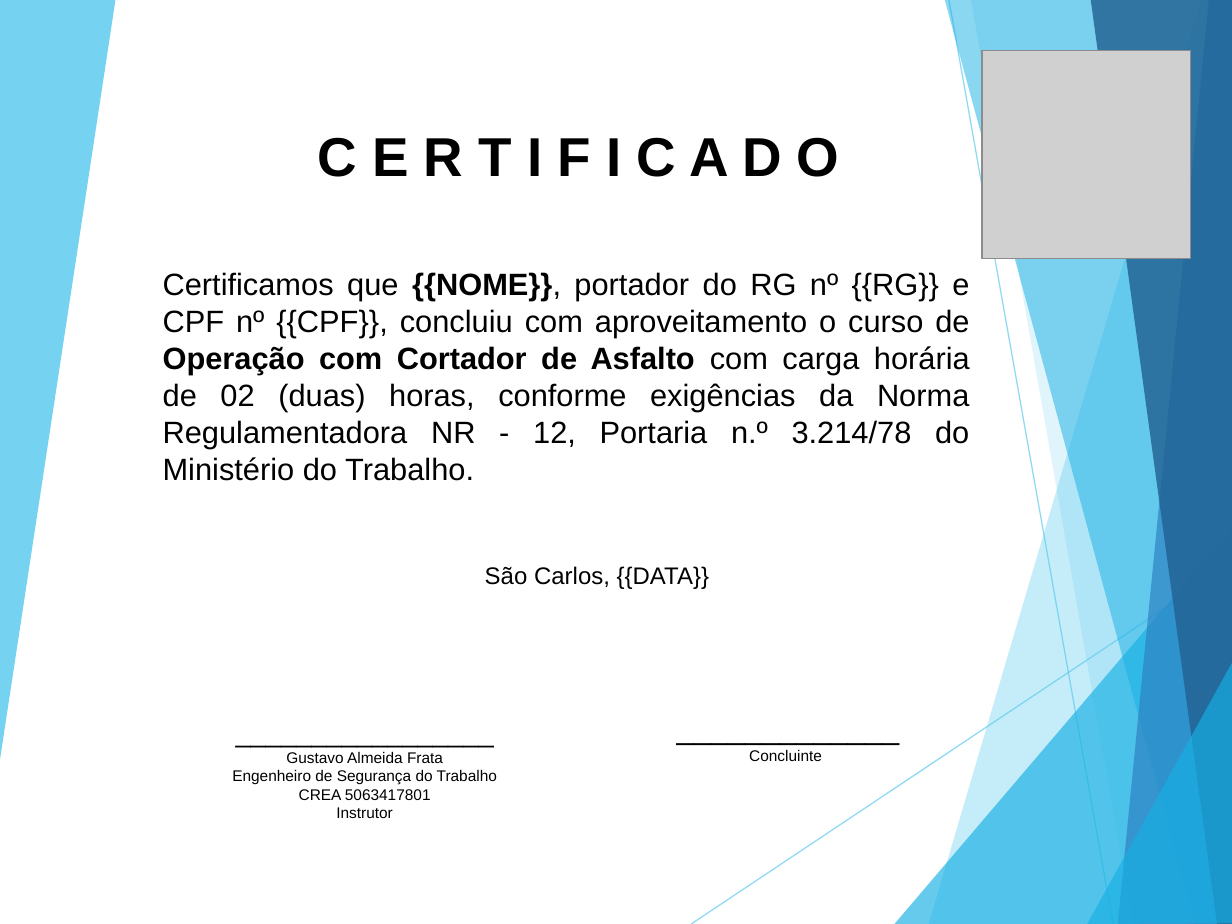
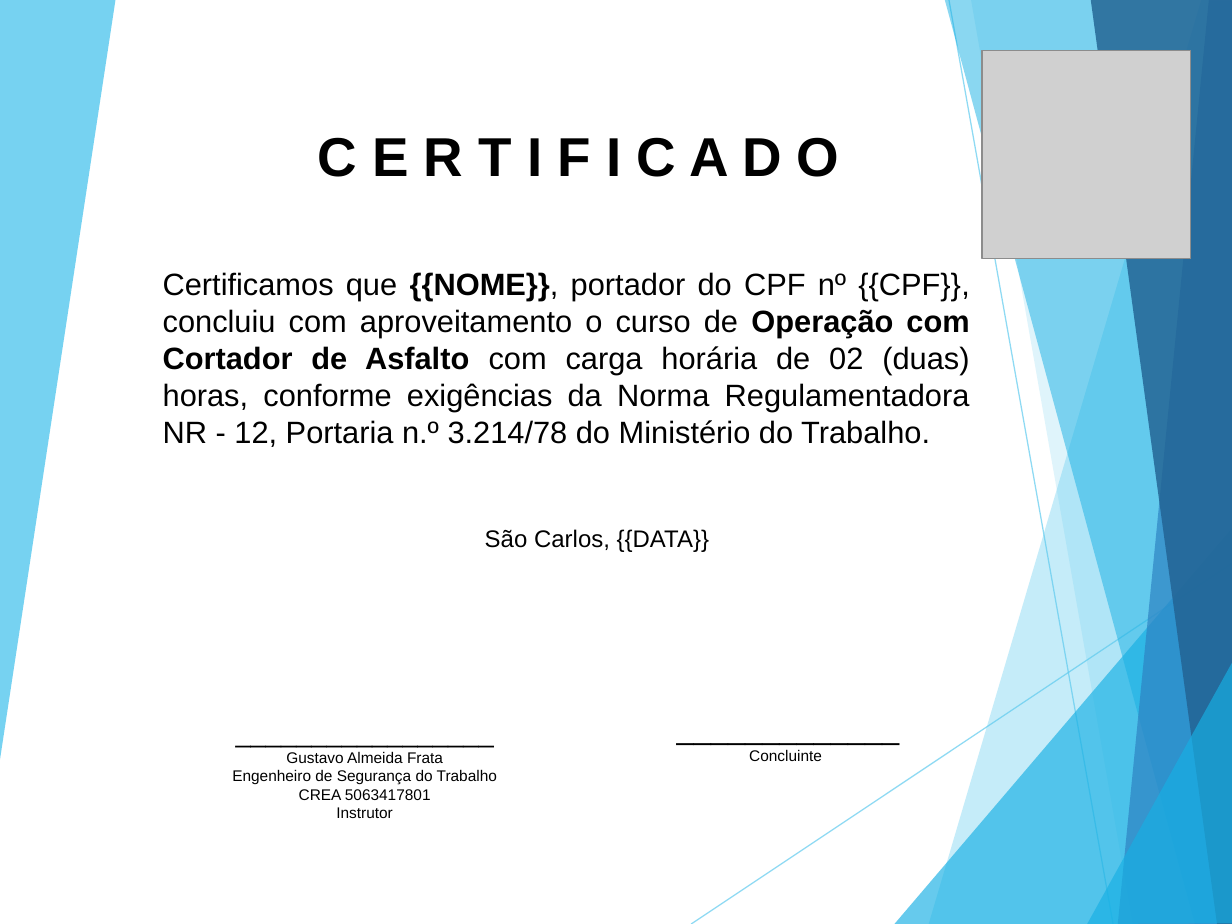
Before and after one commit to Grupo-NOVAES/Integracao_Treinamentos, a slide deck: slide 1 of src/main/resources/models/CertificateNR12.pptx. Drawn at 1232x924 pixels with LibreOffice and Linux fonts; fonts in the diff are those of the drawing; grey boxes stand for pictures. Boxes give left, top, right and bottom in pixels: in the first picture for what was removed or moved away, otherwise in the second. Text is boxed around its words. In the diff, an @@ line names an element or a change of style, - is before the commit and + after.

```diff
--- a/src/main/resources/models/CertificateNR12.pptx
+++ b/src/main/resources/models/CertificateNR12.pptx
@@ text at bbox=[163, 272, 970, 447]: text changed @@
-    Certificamos que {{NOME}}, portador do RG nº {{RG}} e CPF nº {{CPF}}, concluiu com aproveitamento o curso de Operação com Cortador de Asfalto com carga horária de 02 (duas) horas, conforme exigências da Norma Regulamentadora NR - 12, Portaria n.º 3.214/78 do Ministério do Trabalho.
+    Certificamos que {{NOME}}, portador do CPF nº {{CPF}}, concluiu com aproveitamento o curso de Operação com Cortador de Asfalto com carga horária de 02 (duas) horas, conforme exigências da Norma Regulamentadora NR - 12, Portaria n.º 3.214/78 do Ministério do Trabalho.
```
Also in this commit, not shown: 25 other files.
